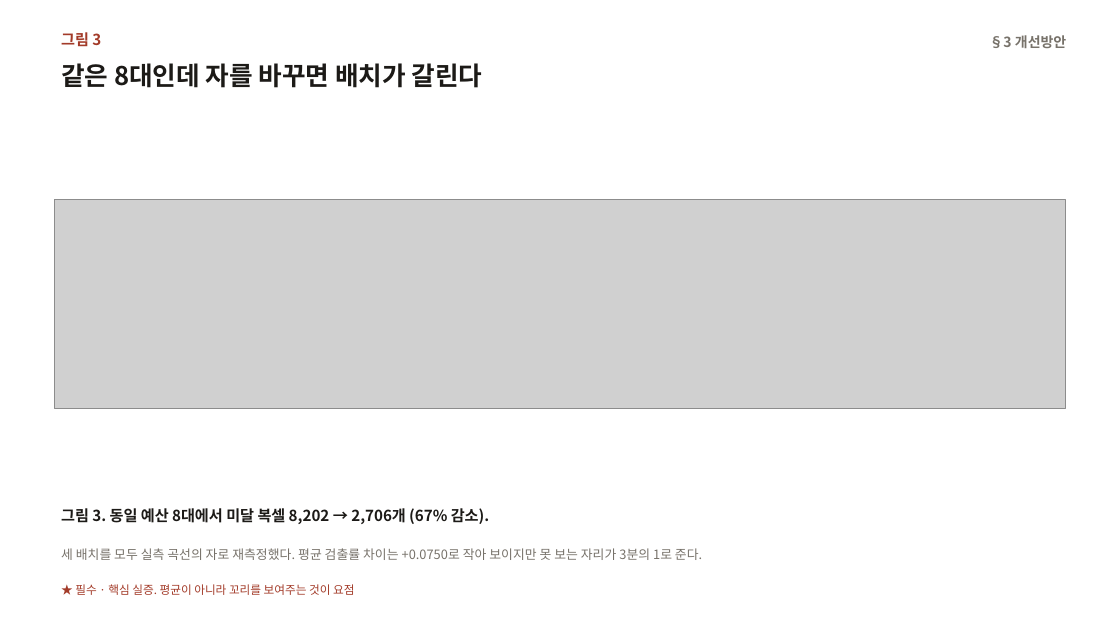
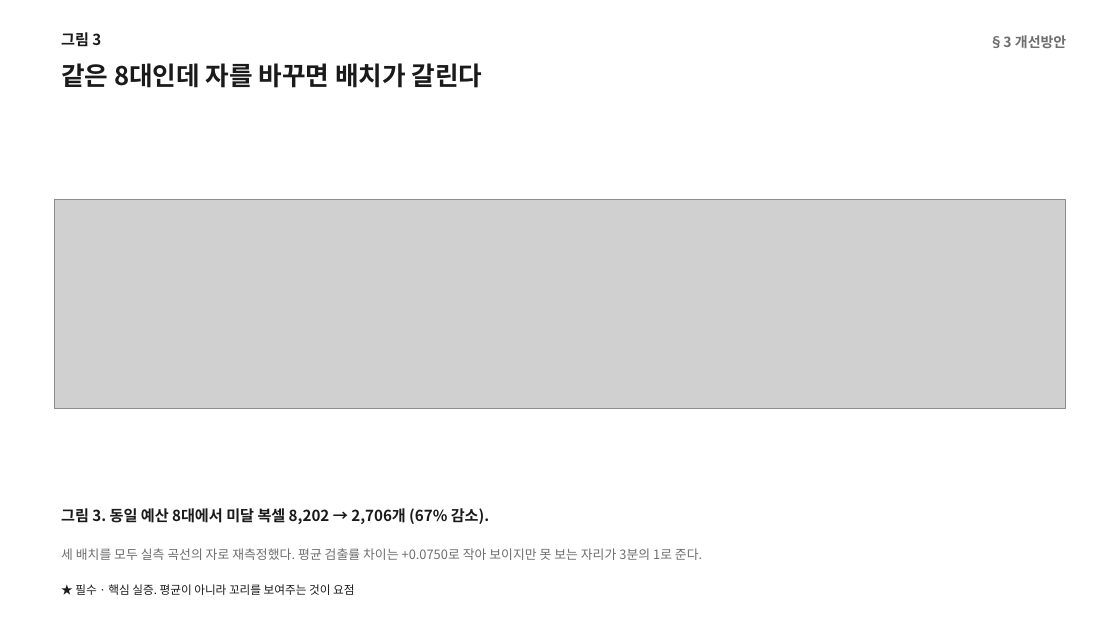
Before and after one commit to minlee95333/ReSpace, a slide deck: slide 4 of outputs/BIGB_그림_0823.pptx. Drawn at 1120x630 pixels with LibreOffice and Linux fonts; fonts in the diff are those of the drawing; grey boxes stand for pictures. Boxes give left, top, right and bottom in pixels: in the first picture for what was removed or moved away, otherwise in the second. Text is boxed around its words. In the diff, an @@ line names an element or a change of style, - is before the commit and + after.

```diff
--- a/outputs/BIGB_그림_0823.pptx
+++ b/outputs/BIGB_그림_0823.pptx
@@ text "그림 3" at <box>61,32,101,47</box>: text colour #A33B29 to #1A1A1A @@
@@ text "세 배치를 모두 실측 곡선의 ..." at <box>61,548,702,560</box>: text colour #77726A to #6E6E6E @@
@@ text "★ 필수 · 핵심 실증. ..." at <box>75,584,354,595</box>: text colour #A33B29 to #1A1A1A @@
```
Also in this commit, not shown: 10 other slides changed, 6 other files.
